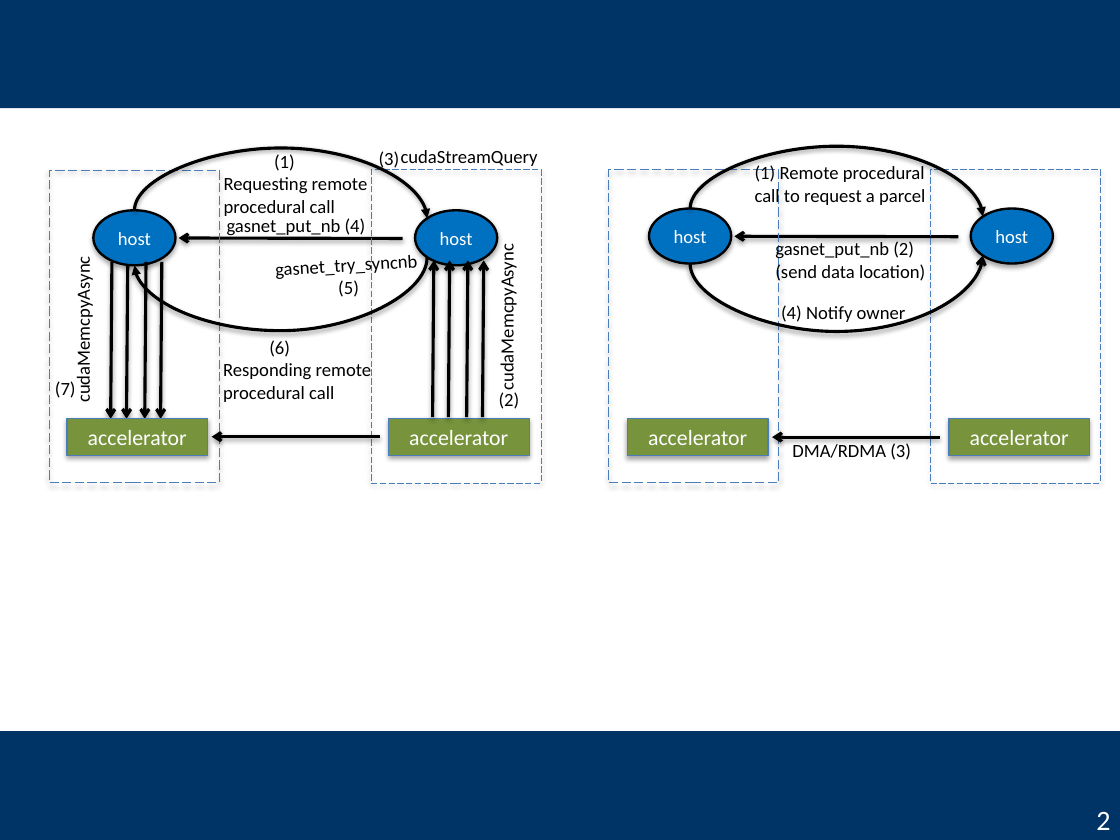
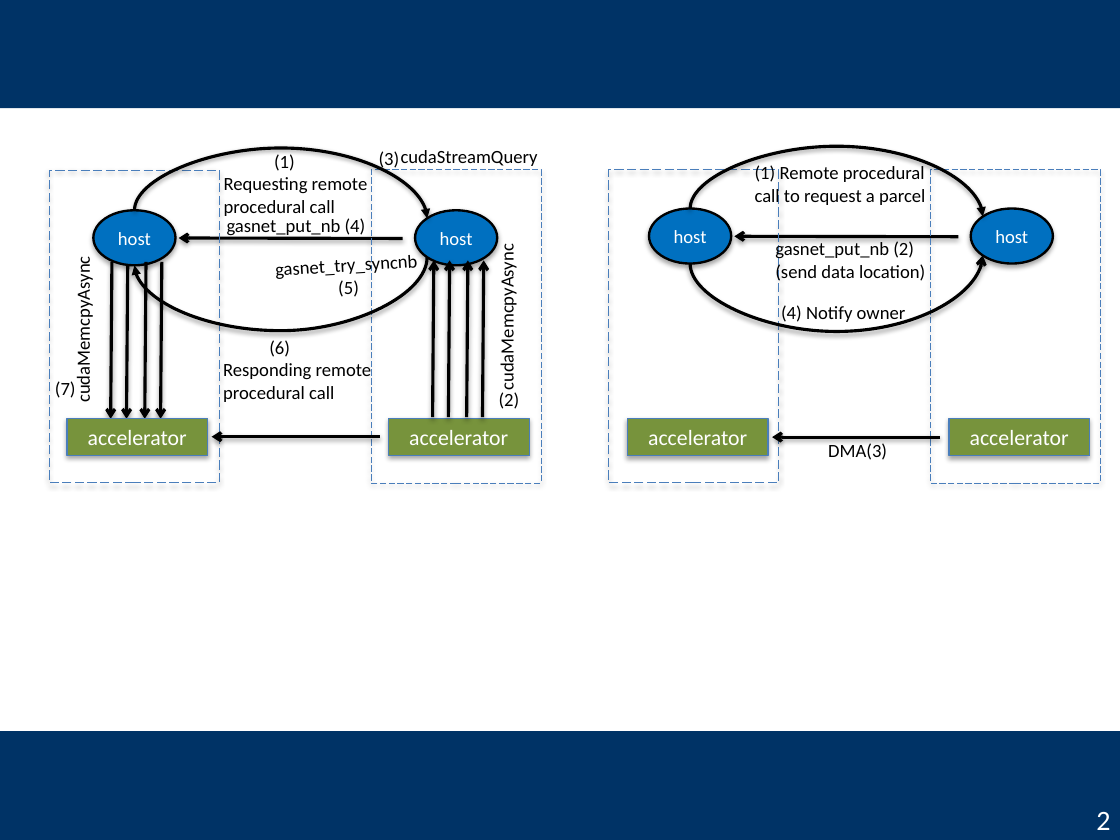
Before and after one commit to nhattannguyen2005/rambutanAcc_sc17, a slide deck: slide 2 of figures/impl1.pptx. Drawn at 1120x840 pixels with LibreOffice and Linux fonts; fonts in the diff are those of the drawing; background and template pictures are left out. Boxes give left, top, right and bottom in pixels: in the first picture for what was removed or moved away, otherwise in the second. Text is boxed around its words. In the diff, an @@ line names an element or a change of style, - is before the commit and + after.

```diff
--- a/figures/impl1.pptx
+++ b/figures/impl1.pptx
@@ text at bbox=[828, 443, 887, 460]: text changed @@
-DMA/RDMA (3)
+DMA(3)
```
Also in this commit, not shown: 9 other files.
